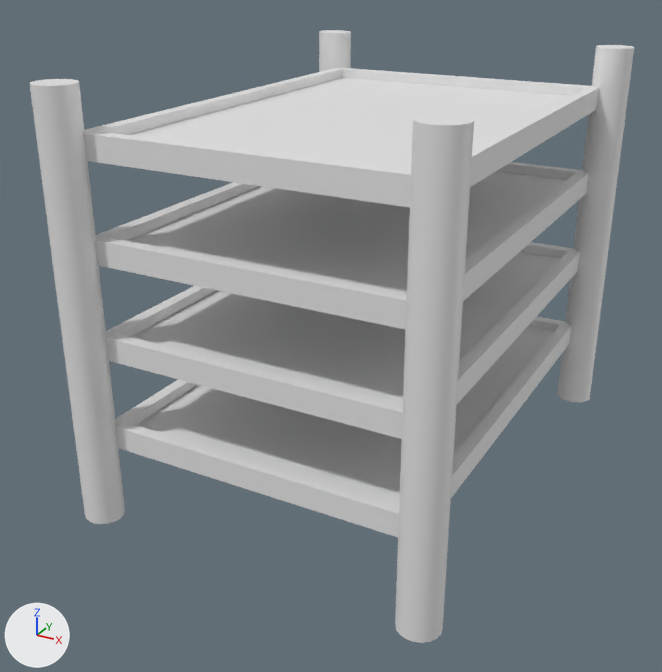
The FBX model Assets/Scenes/StanleyScene/Shelf/Shelves_low.fbx, before and after one commit.
One viewpoint serves both versions: a 50 mm camera at (0.733, -1.278, 0.874) aimed at (0.041, -0.02, 0.245). Lighting does not change. The marker at lower left points along +X, +Y and +Z. Materials are left out; every surface is plain grey. Where no turn or scale is listed for an object, it has been applied to the vertices. Vertices at the same position are counted once.

Objects in the first picture: 'Shelves_low'.
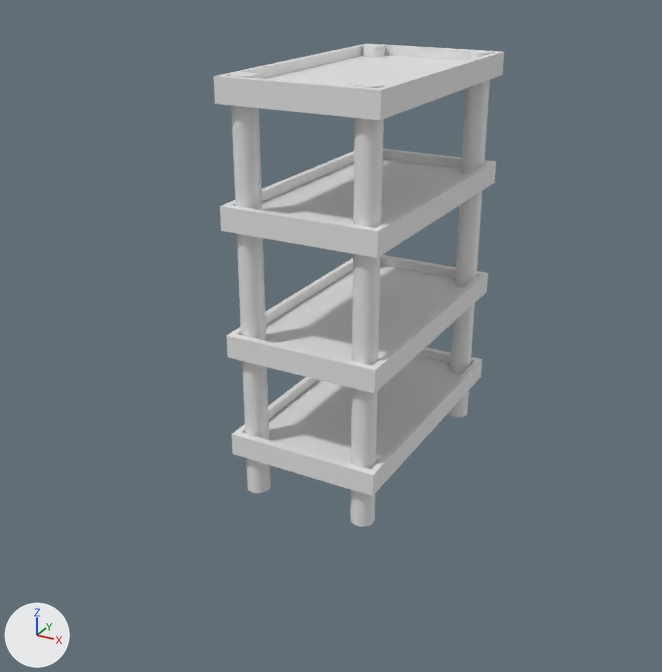
Changed parts and their boxes [x1, y1, x2, y2] in the pictures (662 x 672 px; the box of a moved part takes in the faces that stretch with it):
'Shelves_low', reshaped (52% narrower, 21% shorter): before [30, 30, 634, 643]; after [214, 43, 504, 527]
part 1 of me_mesh, moved or reshaped: before [83, 68, 599, 208]; after [214, 43, 504, 120]
part 2 of me_mesh, moved or reshaped: before [95, 162, 589, 329]; after [220, 149, 496, 258]
part 3 of me_mesh, moved or reshaped: before [105, 242, 580, 439]; after [226, 255, 488, 394]
part 4 of me_mesh, moved or reshaped: before [115, 316, 571, 537]; after [232, 347, 482, 496]
part 5 of me_mesh, moved or reshaped: before [395, 114, 474, 643]; after [350, 82, 385, 527]
part 6 of me_mesh, moved or reshaped: before [319, 30, 351, 72]; after [363, 44, 385, 57]
part 7 of me_mesh, moved or reshaped: before [557, 45, 634, 402]; after [448, 50, 492, 417]
part 8 of me_mesh, moved or reshaped: before [30, 79, 125, 524]; after [230, 72, 271, 493]

What the commit changed:
me_mesh has 12742 vertices, 12798 faces and spans x -0.314..0.314, y -0.426..0.426, z -0.584..0.106.
me_mesh is used by ob_shelves_low; location (0.077, 0.049, 0.584).
me_mesh part 1: the loose piece of 1136 vertices spanning x -0.267..0.267, y -0.382..0.382, z 0.0..0.038 is scaled about its middle by (0.49, 0.626, 1), then moved by (0.0, 0.0, 0.067).
me_mesh part 2: the loose piece of 1136 vertices spanning x -0.267..0.267, y -0.382..0.382, z -0.153..-0.115 is scaled about its middle by (0.49, 0.626, 1), then moved by (0.0, 0.0, 0.032).
me_mesh part 3: the loose piece of 1100 vertices spanning x -0.267..0.267, y -0.382..0.382, z -0.306..-0.268 is scaled about its middle by (0.49, 0.626, 1), then moved by (0.0, 0.0, -0.026).
me_mesh part 4: the loose piece of 1136 vertices spanning x -0.267..0.267, y -0.382..0.382, z -0.459..-0.421 is scaled about its middle by (0.49, 0.626, 1), then moved by (0.001, 0.0, -0.051).
me_mesh part 5: the loose piece of 2054 vertices spanning x 0.248..0.314, y -0.426..-0.363, z -0.584..0.106 is scaled about its middle by (0.597, 0.658, 1), then moved by (-0.183, 0.188, 0.0).
me_mesh part 6: the loose piece of 2054 vertices spanning x -0.314..-0.248, y 0.363..0.426, z -0.584..0.106 is scaled about its middle by (0.597, 0.658, 1), then moved by (0.18, -0.185, 0.0).
me_mesh part 7: the loose piece of 2054 vertices spanning x 0.248..0.314, y 0.363..0.426, z -0.584..0.106 is scaled about its middle by (0.597, 0.658, 1), then moved by (-0.183, -0.185, 0.0).
me_mesh part 8: the loose piece of 2072 vertices spanning x -0.314..-0.248, y -0.426..-0.363, z -0.584..0.106 is scaled about its middle by (0.597, 0.658, 1), then moved by (0.18, 0.188, 0.0).
